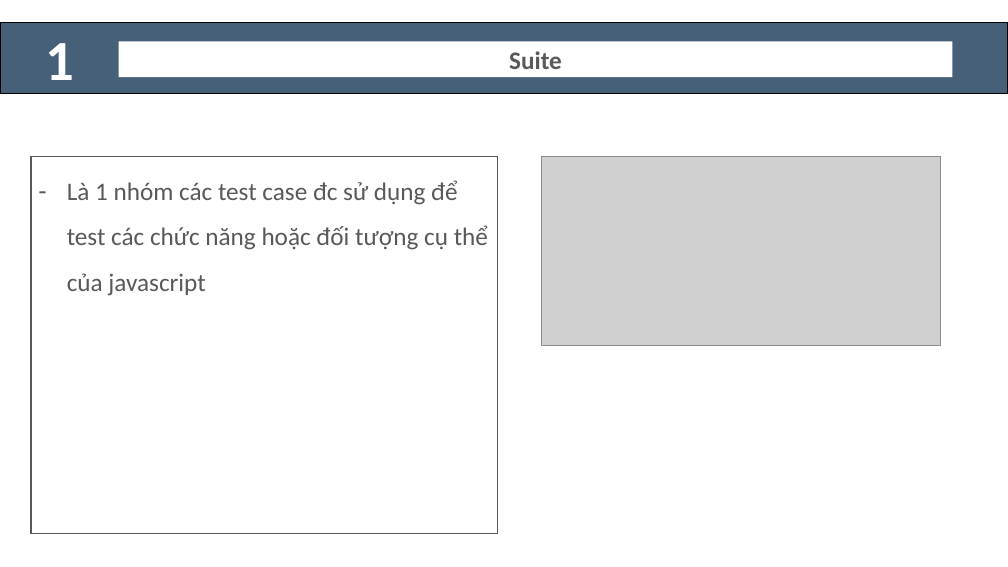
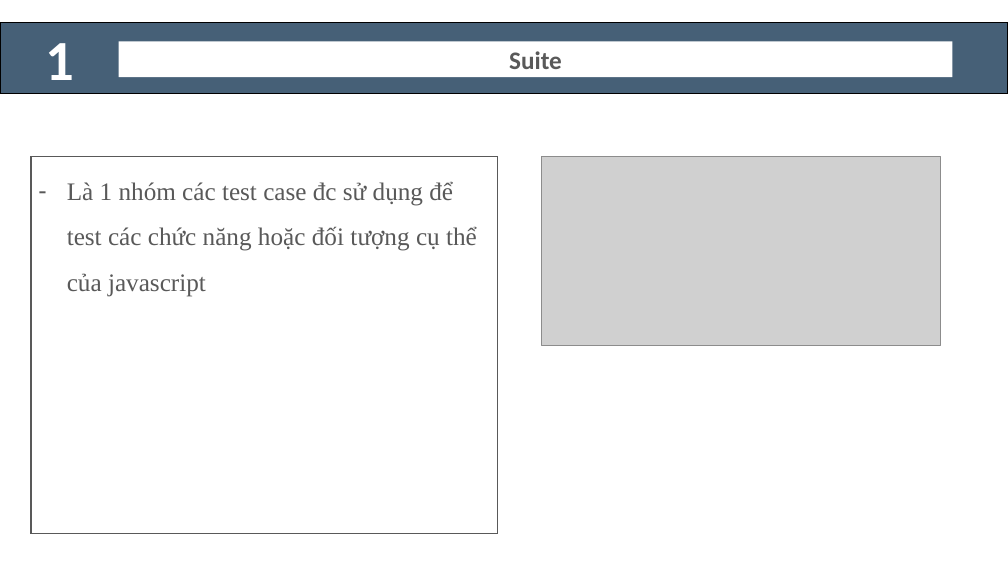
Before and after one commit to UDPT-2017/seminar-jasminejs-1412557-1412604, a slide deck: slide 3 of JasmineJS.pptx (slide 2 before the commit). Drawn at 1008x567 pixels with LibreOffice and Linux fonts; fonts in the diff are those of the drawing; grey boxes stand for pictures. Boxes give left, top, right and bottom in pixels: in the first picture for what was removed or moved away, otherwise in the second. Text is boxed around its words. In the diff, an @@ line names an element or a change of style, - is before the commit and + after.

```diff
--- a/JasmineJS.pptx
+++ b/JasmineJS.pptx
@@ rectangle "Là 1 nhóm các test ..." at [31, 157, 498, 534]: font Calibri to Times New Roman @@
```
Also in this commit, not shown: 7 other slides changed, 3 slides added.
